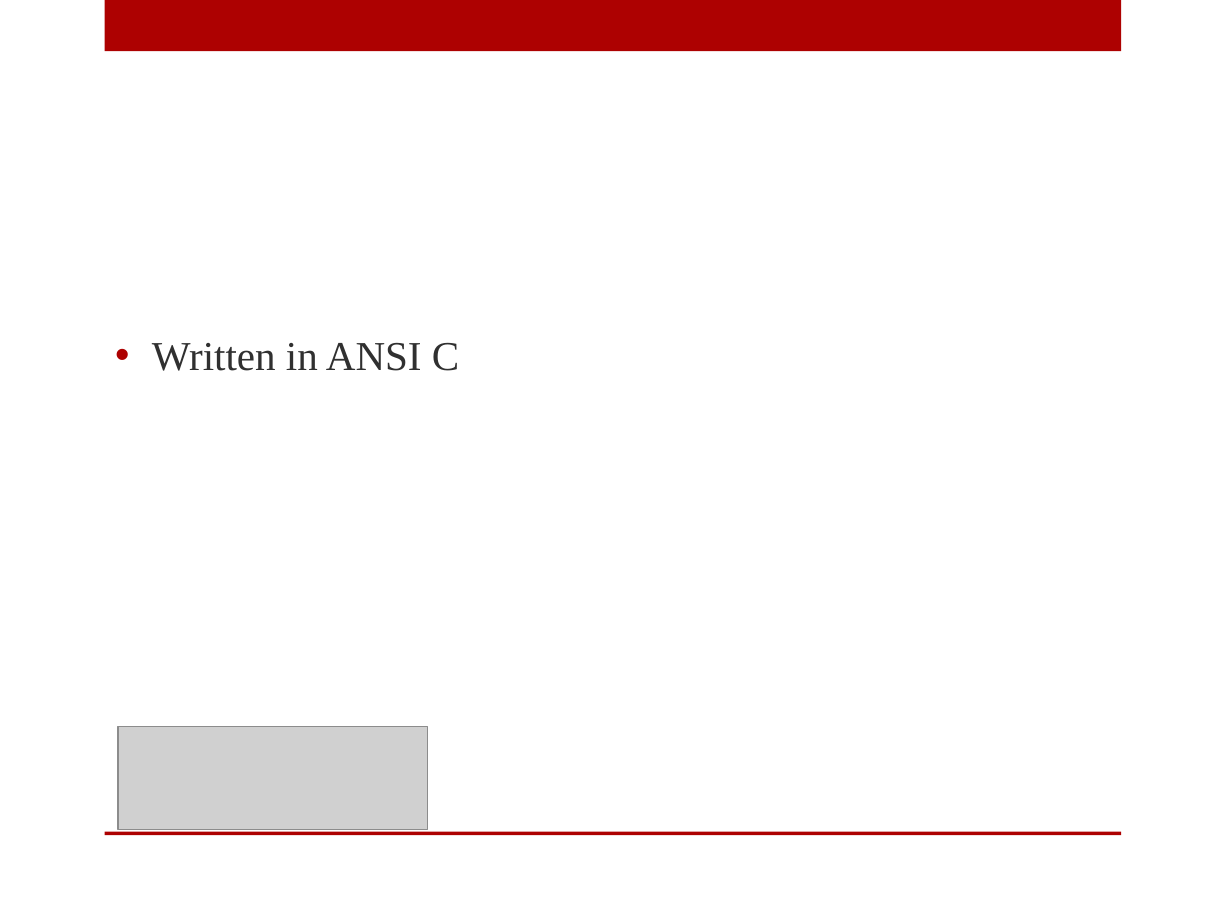
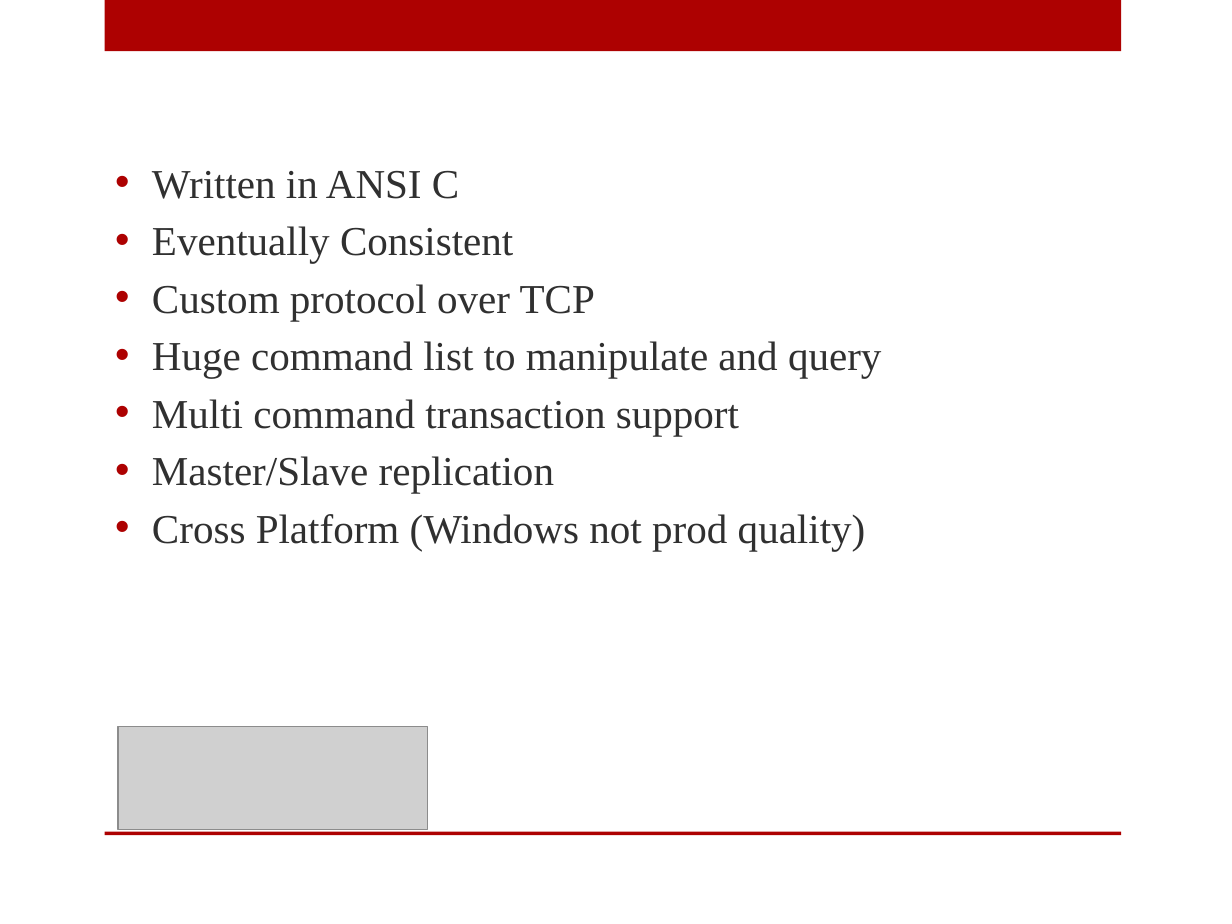
Before and after one commit to digitalBush/nosql-smackdown-talk, a slide deck: slide 39 of nosql-smackdown.pptx (slide 36 before the commit). Drawn at 1232x924 pixels with LibreOffice and Linux fonts; fonts in the diff are those of the drawing; grey boxes stand for pictures. Boxes give left, top, right and bottom in pixels: in the first picture for what was removed or moved away, otherwise in the second. Text is boxed around its words. In the diff, an @@ line names an element or a change of style, - is before the commit and + after.

```diff
--- a/nosql-smackdown.pptx
+++ b/nosql-smackdown.pptx
@@ text at box(152, 226, 882, 550): paragraphs added @@
+• Eventually Consistent
+• Custom protocol over TCP
+• Huge command list to manipulate and query
+• Multi command transaction support
+• Master/Slave replication
+• Cross Platform (Windows not prod quality)
```
Also in this commit, not shown: 3 other slides changed, 3 slides added.
